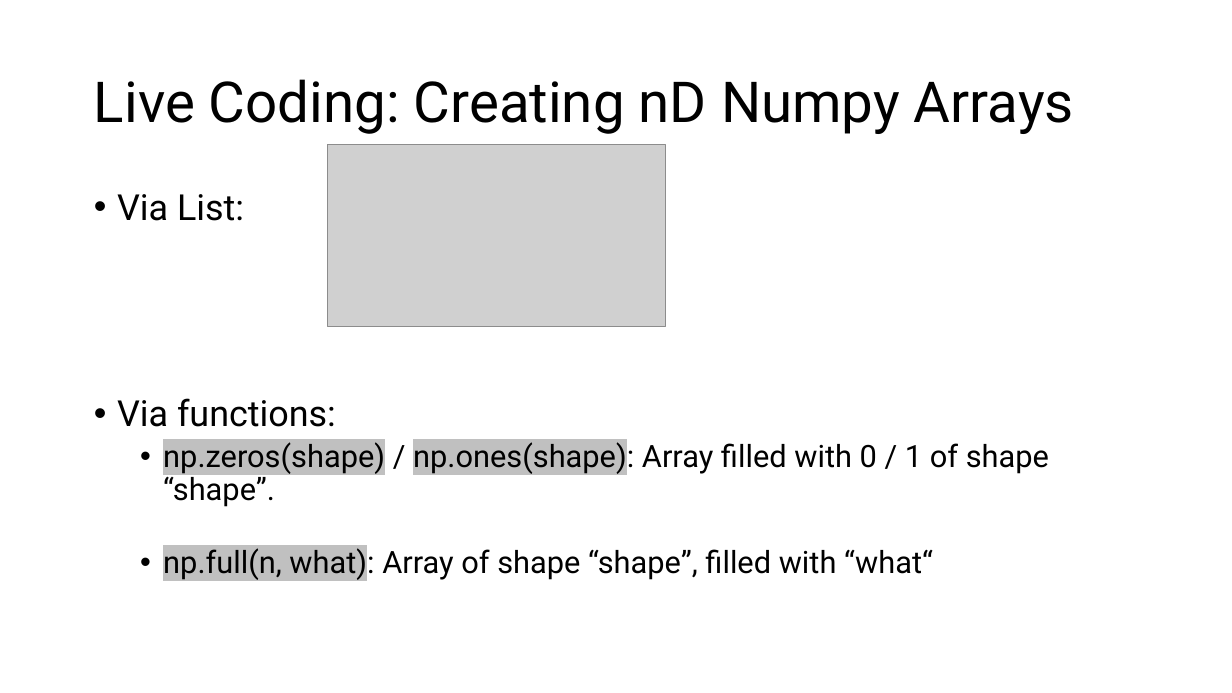
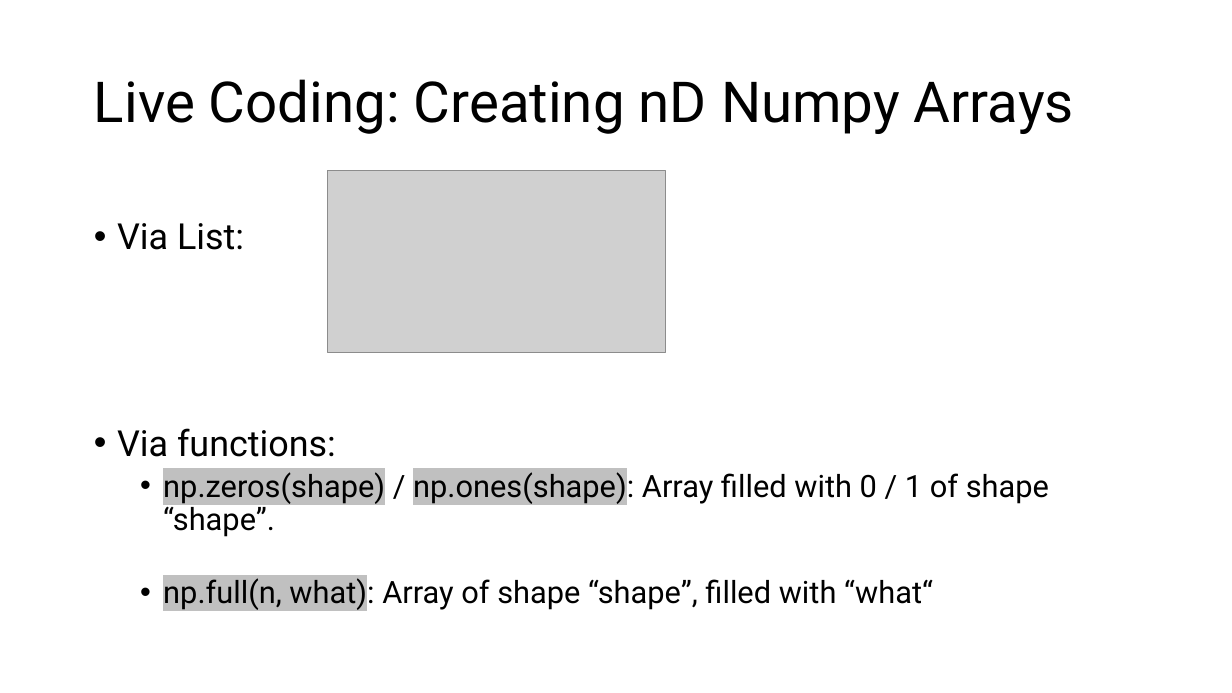
Before and after one commit to jonathanbollig/pycophy, a slide deck: slide 3 of Lecture Resources/Lecture Powerpoints/Chunk 10 - 2D numpy and mpl.pptx. Drawn at 1232x693 pixels with LibreOffice and Linux fonts; fonts in the diff are those of the drawing; grey boxes stand for pictures. Boxes give left, top, right and bottom in pixels: in the first picture for what was removed or moved away, otherwise in the second. Text is boxed around its words. In the diff, an @@ line names an element or a change of style, - is before the commit and + after.

```diff
--- a/Lecture Resources/Lecture Powerpoints/Chunk 10 - 2D numpy and mpl.pptx
+++ b/Lecture Resources/Lecture Powerpoints/Chunk 10 - 2D numpy and mpl.pptx
@@ picture: place and size @@
-picture at [327,145,665,326]
+picture at [327,171,665,352]
@@ text "Via List:": place and size @@
-text "Via List:" at [117,194,1049,581]
+text "Via List:" at [117,223,1049,611]
```
Also in this commit, not shown: 4 other slides changed, 4 other files.
